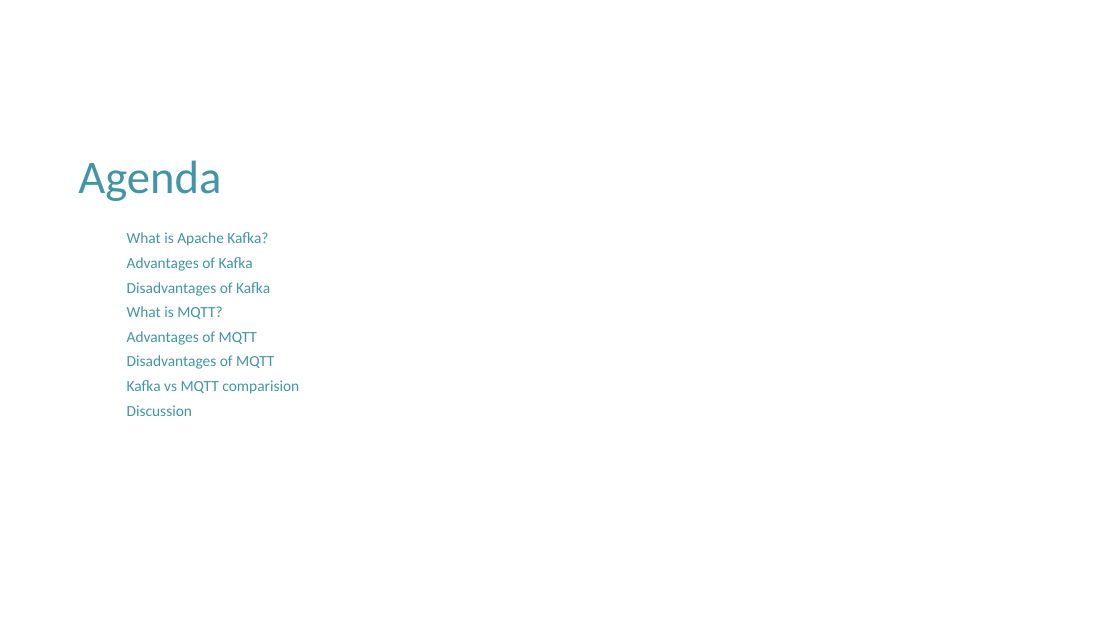
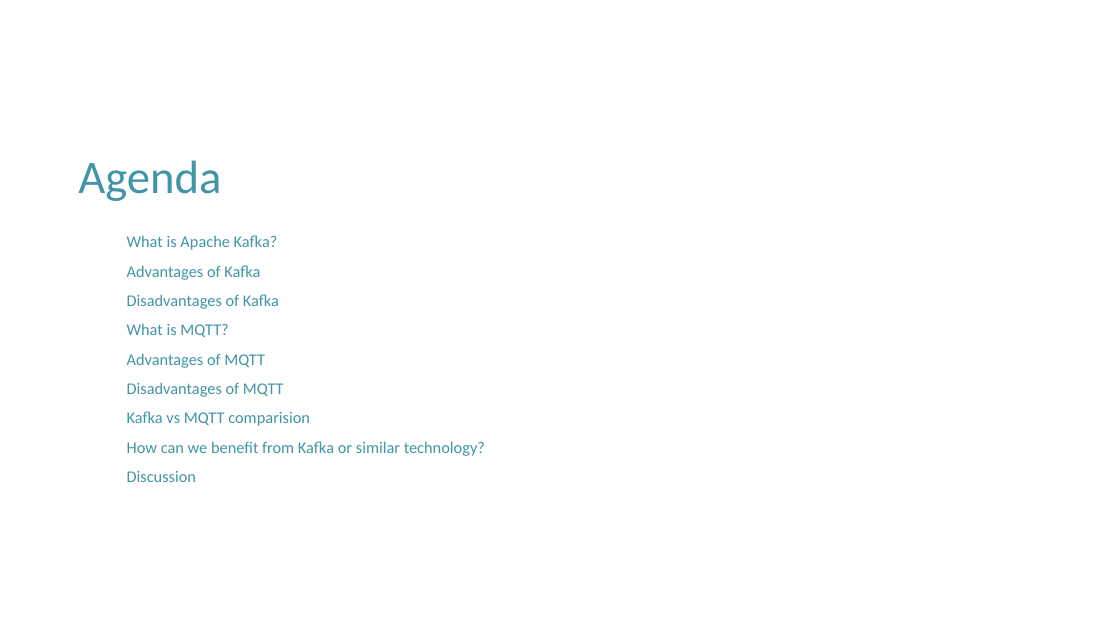
Before and after one commit to hunghpham/MVP-Application-Sensor-Telemetry-System, a slide deck: slide 2 of Power Point Slides/Kafka vs MQTT.pptx. Drawn at 1120x630 pixels with LibreOffice and Linux fonts; fonts in the diff are those of the drawing; background and template pictures are left out. Boxes give left, top, right and bottom in pixels: in the first picture for what was removed or moved away, otherwise in the second. Text is boxed around its words. In the diff, an @@ line names an element or a change of style, - is before the commit and + after.

```diff
--- a/Power Point Slides/Kafka vs MQTT.pptx
+++ b/Power Point Slides/Kafka vs MQTT.pptx
@@ text at [127, 235, 310, 482]: size 13.2 to 14 pt in "What is Apache Kafka?", "Advantages of Kafka", "Disadvantages of Kafka", "What is MQTT?" and 4 more places; line spacing 0.7 to 0.9 @@
@@ text at [127, 441, 485, 456]: paragraph added @@
+How can we benefit from Kafka or similar technology?
```
Also in this commit, not shown: 1 slide added, 4 other files.
